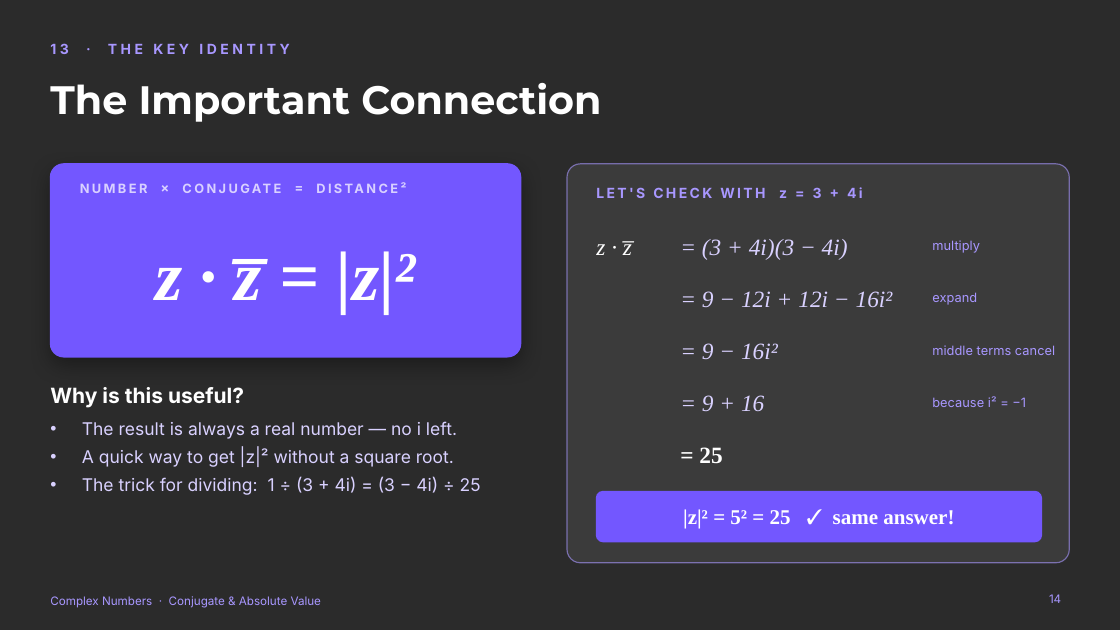
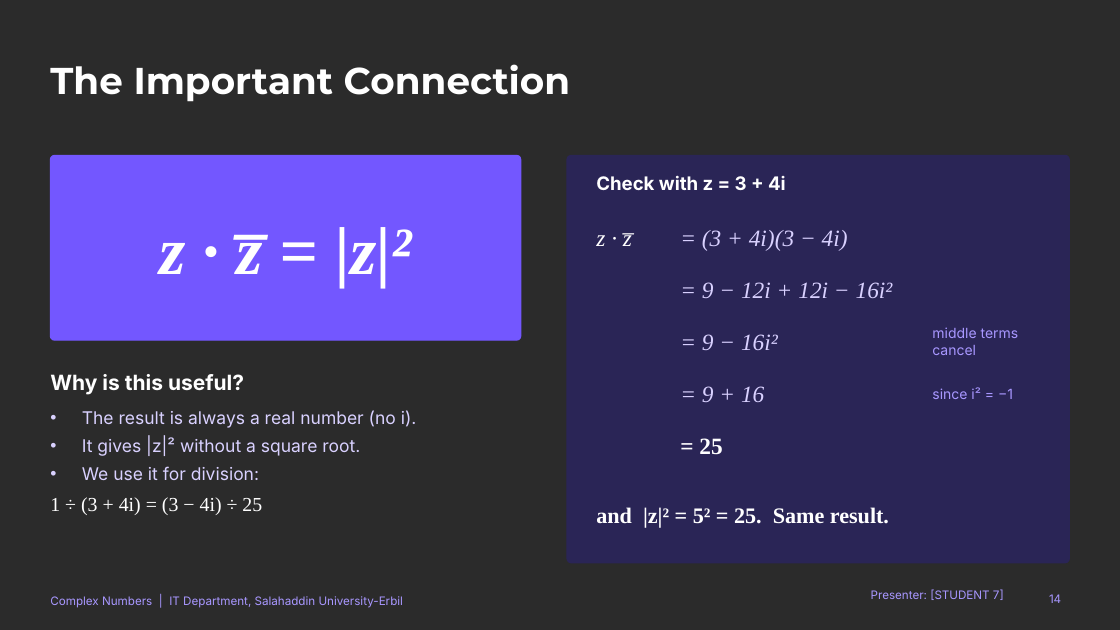
Before and after one commit to qaessafty-arch/shalaw, a slide deck: slide 14 of Complex_Numbers_Conjugate_and_Absolute_Value.pptx. Drawn at 1120x630 pixels with LibreOffice and Linux fonts; fonts in the diff are those of the drawing; background and template pictures are left out; a plain dark background stands for a picture behind light text. Boxes give left, top, right and bottom in pixels: in the first picture for what was removed or moved away, otherwise in the second. Text is boxed around its words. In the diff, an @@ line names an element or a change of style, - is before the commit and + after.

```diff
--- a/Complex_Numbers_Conjugate_and_Absolute_Value.pptx
+++ b/Complex_Numbers_Conjugate_and_Absolute_Value.pptx
@@ title "The Important Connection": place and size @@
-title "The Important Connection" at (50,83,601,122)
+title "The Important Connection" at (50,64,571,102)
@@ title "The Important Connection" at (50,64,571,102): size 34 to 32 pt @@
@@ text removed at (50,43,290,54) @@
-13 · THE KEY IDENTITY
@@ rounded rectangle: place and size @@
-rounded rectangle at (50,164,521,357)
+rounded rectangle at (50,155,521,340)
@@ rounded rectangle at (50,155,521,340): shadow off; proportions changed @@
@@ text "z · z̅ = |z|²": place and size @@
-text "z · z̅ = |z|²" at (155,251,416,315)
+text "z · z̅ = |z|²" at (160,227,411,288)
@@ text "z · z̅ = |z|²" at (160,227,411,288): size 60 to 58 pt @@
@@ rounded rectangle: place and size @@
-rounded rectangle at (567,164,1070,563)
+rounded rectangle at (567,155,1070,563)
@@ rounded rectangle at (567,155,1070,563): fill #FFFFFF at 8% opacity to #2A2556; outline #A897FF 1 pt to #2A2556 1 pt; proportions changed @@
@@ text at (596,175,786,190): text changed; size 12 to 16 pt; text colour #A897FF to #FFFFFF @@
-LET'S CHECK WITH z = 3 + 4i
+Check with z = 3 + 4i
@@ text removed at (80,184,148,193) @@
-NUMBER × CONJUGATE = DISTANCE²
@@ text removed at (932,240,980,253) @@
-multiply
@@ text removed at (932,292,977,305) @@
-expand
@@ text "middle terms cancel": place and size @@
-text "middle terms cancel" at (932,345,1055,355)
+text "middle terms cancel" at (932,327,1019,355)
@@ text "middle terms cancel" at (932,327,1019,355): size 11 to 12 pt @@
@@ 7 texts: place and size @@
-7 texts at (50,239,893,463)
+7 texts at (50,230,893,455)
@@ text at (932,387,1013,399): text changed; size 11 to 12 pt @@
-because i² = −1
+since i² = −1
@@ text at (50,410,417,515): text changed @@
-• The result is always a real number — no i left.
-• A quick way to get |z|² without a square root.
-• The trick for dividing: 1 ÷ (3 + 4i) = (3 − 4i) ÷ 25
+• The result is always a real number (no i).
+• It gives |z|² without a square root.
+• We use it for division:
+  1 ÷ (3 + 4i) = (3 − 4i) ÷ 25
@@ text at (596,507,889,528): text changed; size 18 to 19 pt @@
-|z|² = 5² = 25 ✓ same answer!
+and |z|² = 5² = 25. Same result.
@@ rounded rectangle removed at (597,492,1042,542) @@
@@ text at (50,596,403,608): text changed @@
-Complex Numbers · Conjugate & Absolute Value
+Complex Numbers | IT Department, Salahaddin University-Erbil
@@ text added at (871,589,1004,600), 10 pt, text #A897FF @@
+Presenter: [STUDENT 7]
```
Also in this commit, not shown: 17 other slides changed, 6 other files.
